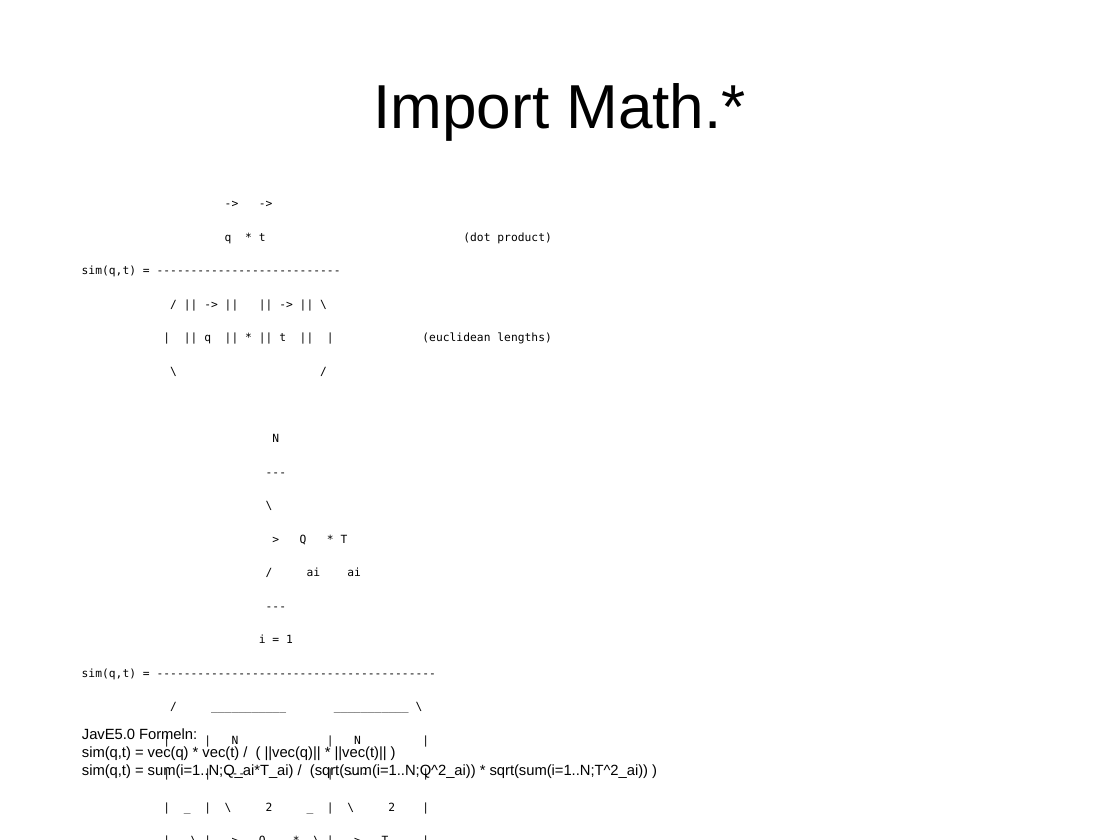
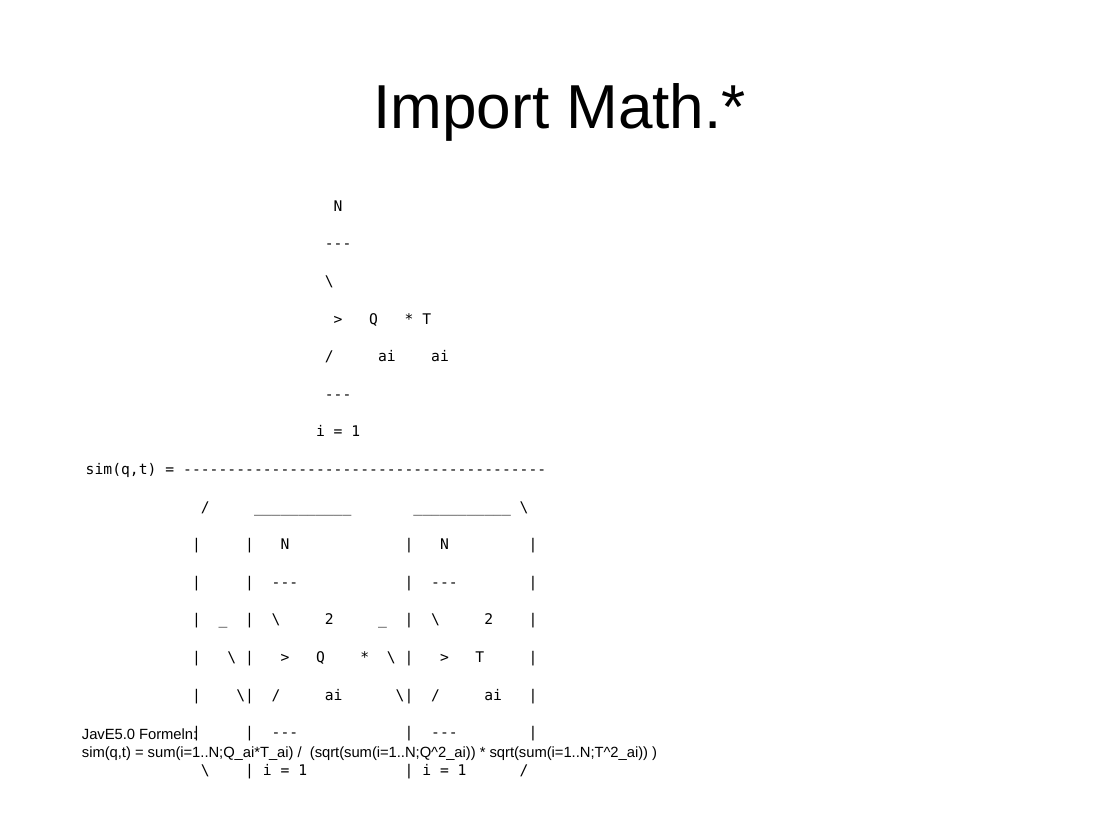
Before and after one commit to nitram509/preZENtations, a slide deck: slide 12 of vector-space-classification/sketch.odp (slide 13 before the commit). Drawn at 1120x840 pixels with LibreOffice and Linux fonts; fonts in the diff are those of the drawing. Boxes give left, top, right and bottom in pixels: in the first picture for what was removed or moved away, otherwise in the second. Text is boxed around its words. In the diff, an @@ line names an element or a change of style, - is before the commit and + after.

```diff
--- a/vector-space-classification/sketch.odp
+++ b/vector-space-classification/sketch.odp
@@ text "N" at <box>86,200,502,775</box>: size 8 to 10.4 pt @@
@@ text at <box>82,232,552,344</box>: paragraphs removed @@
--> ->
-q * t (dot product)
-sim(q,t) = ---------------------------
-/ || -> || || -> || \
-| || q || * || t || | (euclidean lengths)
-\ /
@@ text at <box>82,727,648,760</box>: text changed @@
-JavE5.0 Formeln:
-sim(q,t) = vec(q) * vec(t) / ( ||vec(q)|| * ||vec(t)|| )
-sim(q,t) = sum(i=1..N;Q_ai*T_ai) / (sqrt(sum(i=1..N;Q^2_ai)) * sqrt(sum(i=1..N;T^2_ai)) )
+JavE5.0 Formeln:
+sim(q,t) = sum(i=1..N;Q_ai*T_ai) / (sqrt(sum(i=1..N;Q^2_ai)) * sqrt(sum(i=1..N;T^2_ai)) )
```
Also in this commit, not shown: 3 other slides changed, 1 slide added, 2 slides removed, 5 other files.
